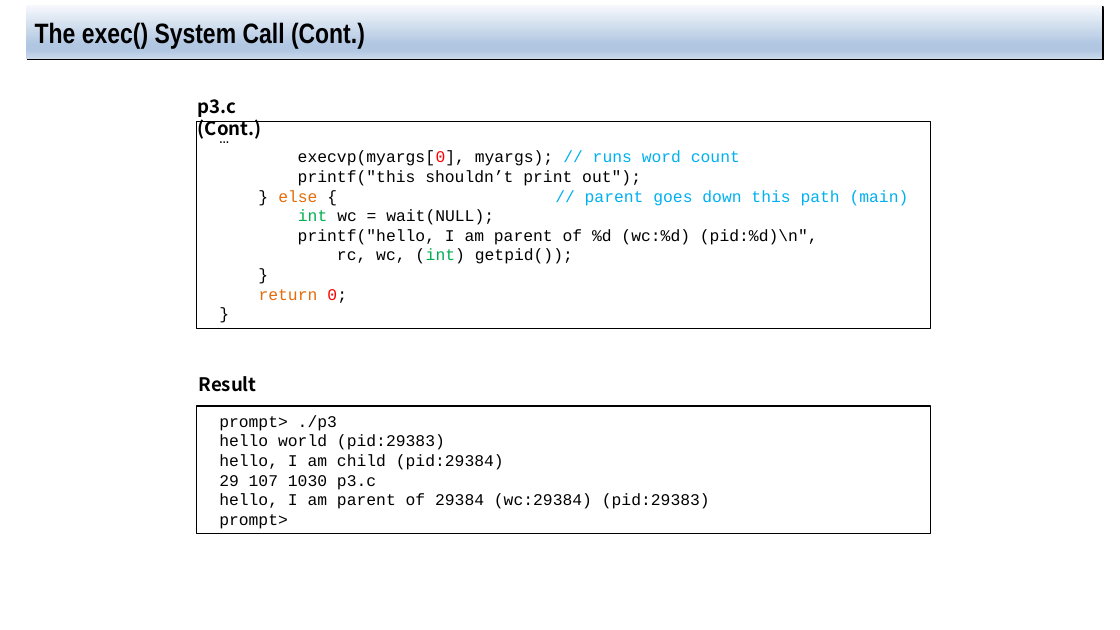
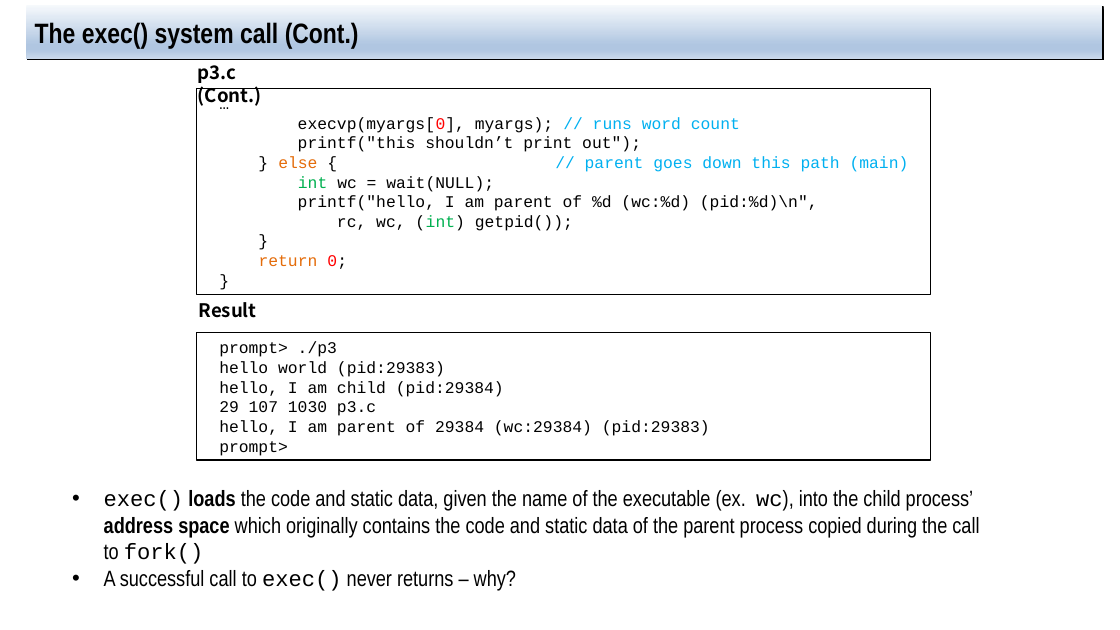
Before and after one commit to jachermocilla/extra-course-materials, a slide deck: slide 11 of cmsc125/ostep/slides/01.Virtualization/05.Interlude_process_api.pptx (slide 10 before the commit). Drawn at 1120x630 pixels with LibreOffice and Linux fonts; fonts in the diff are those of the drawing. Boxes give left, top, right and bottom in pixels: in the first picture for what was removed or moved away, otherwise in the second. Text is boxed around its words. In the diff, an @@ line names an element or a change of style, - is before the commit and + after.

```diff
--- a/cmsc125/ostep/slides/01.Virtualization/05.Interlude_process_api.pptx
+++ b/cmsc125/ostep/slides/01.Virtualization/05.Interlude_process_api.pptx
@@ title at [35,20,359,48]: text changed @@
-The exec() System Call (Cont.)
+The exec() system call (Cont.)
@@ text "p3.c (Cont.)": place and size @@
-text "p3.c (Cont.)" at [198,99,262,139]
+text "p3.c (Cont.)" at [198,65,262,108]
@@ rectangle "…": place and size @@
-rectangle "…" at [197,122,931,329]
+rectangle "…" at [197,88,931,295]
@@ text "Result": place and size @@
-text "Result" at [199,376,257,392]
+text "Result" at [199,302,257,318]
@@ rectangle "prompt> ./p3": place and size @@
-rectangle "prompt> ./p3" at [197,406,931,533]
+rectangle "prompt> ./p3" at [197,333,931,460]
@@ text added at [104,490,979,591], 19 pt, text #000000 @@
+• exec() loads the code and static data, given the name of the executable (ex. wc), into the child process’ address space which originally contains the code and static data of the parent process copied during the call to fork()
+• A successful call to exec() never returns – why?
```
Also in this commit, not shown: 7 other slides changed, 5 slides added.
